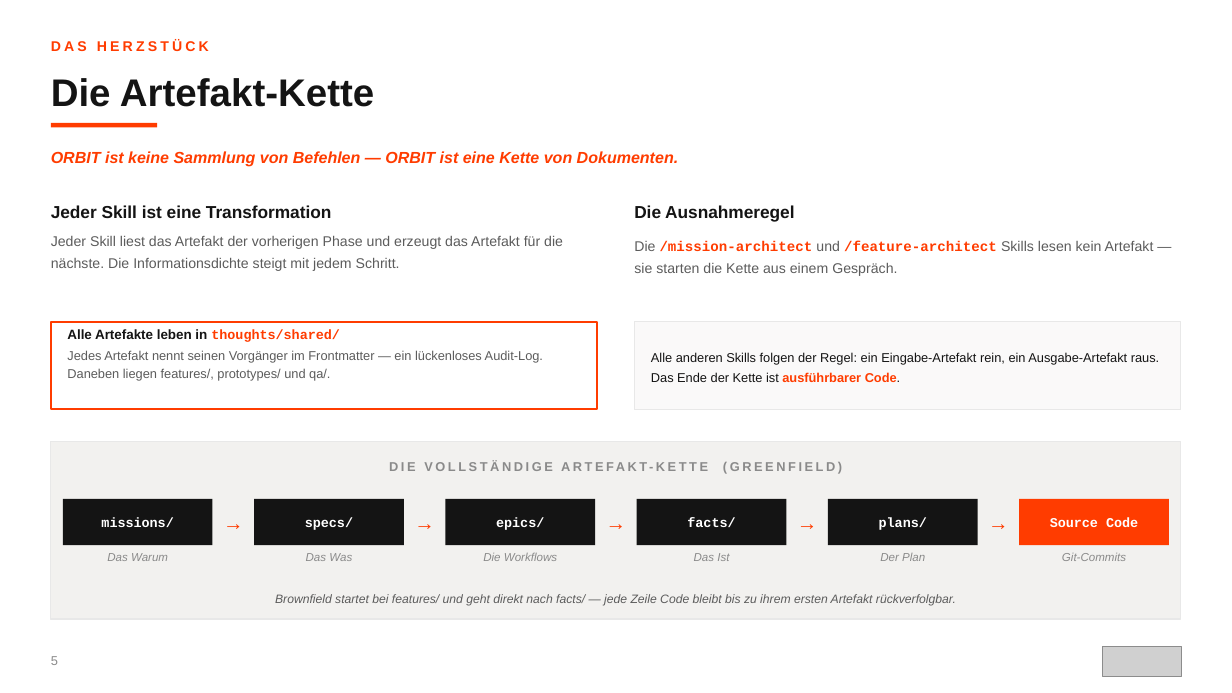
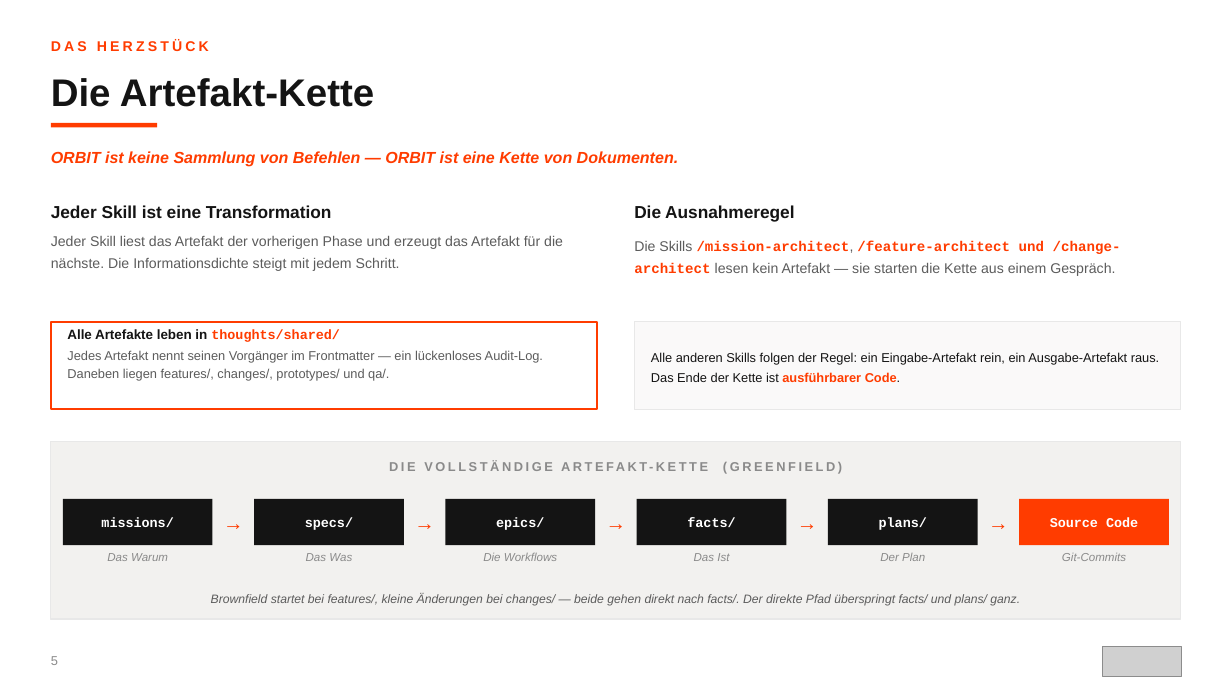
Before and after one commit to scameronde/rpi-qpi, a slide deck: slide 5 of presentation/ORBIT.pptx. Drawn at 1232x693 pixels with LibreOffice and Linux fonts; fonts in the diff are those of the drawing; grey boxes stand for pictures. Boxes give left, top, right and bottom in pixels: in the first picture for what was removed or moved away, otherwise in the second. Text is boxed around its words. In the diff, an @@ line names an element or a change of style, - is before the commit and + after.

```diff
--- a/presentation/ORBIT.pptx
+++ b/presentation/ORBIT.pptx
@@ text at (634, 241, 1121, 276): text changed @@
-Die /mission-architect und /feature-architect Skills lesen kein Artefakt — sie starten die Kette aus einem Gespräch.
+Die Skills /mission-architect, /feature-architect und /change-architect lesen kein Artefakt — sie starten die Kette aus einem Gespräch.
@@ text in rectangle at (67, 350, 543, 381): text changed @@
-Jedes Artefakt nennt seinen Vorgänger im Frontmatter — ein lückenloses Audit-Log. Daneben liegen features/, prototypes/ und qa/.
+Jedes Artefakt nennt seinen Vorgänger im Frontmatter — ein lückenloses Audit-Log. Daneben liegen features/, changes/, prototypes/ und qa/.
@@ text at (211, 594, 1020, 606): text changed @@
-Brownfield startet bei features/ und geht direkt nach facts/ — jede Zeile Code bleibt bis zu ihrem ersten Artefakt rückverfolgbar.
+Brownfield startet bei features/, kleine Änderungen bei changes/ — beide gehen direkt nach facts/. Der direkte Pfad überspringt facts/ und plans/ ganz.
```
Also in this commit, not shown: 16 other slides changed, 1 slide added.
